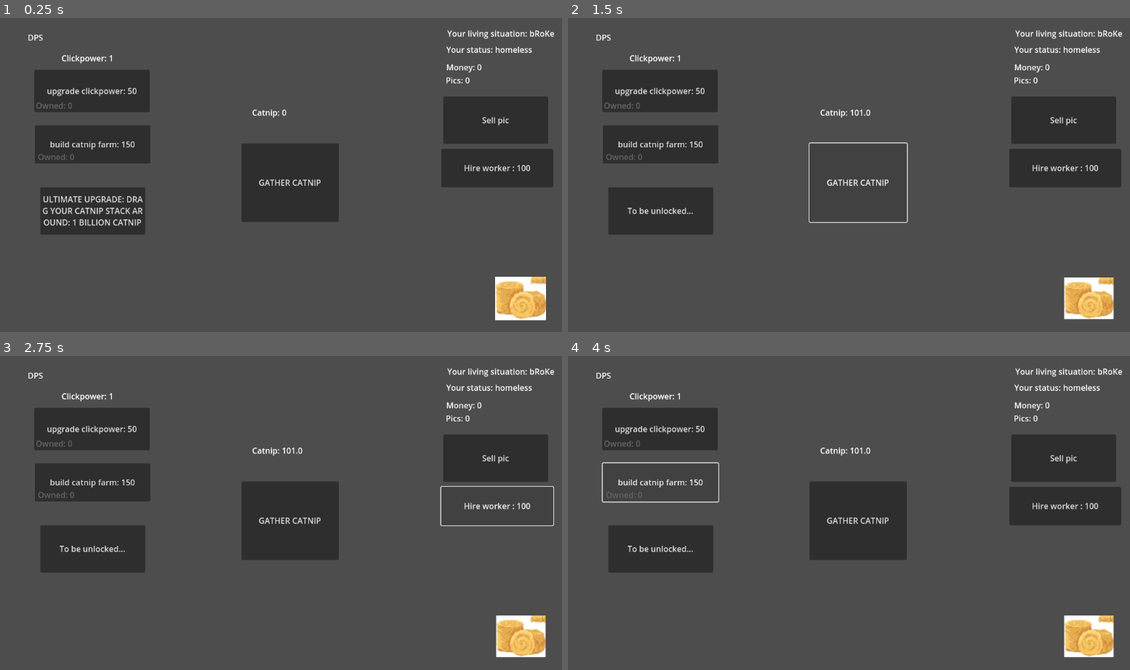
Above: before the commit, frames 1-4 (two rows, left to right).
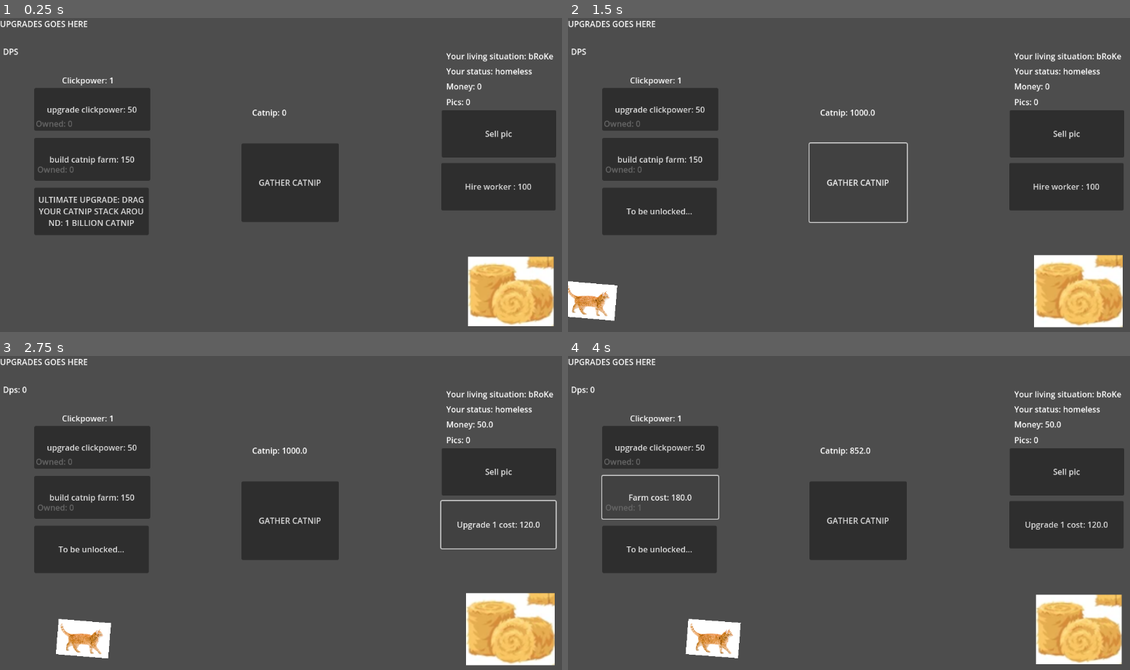
Above: after the commit, the same moments.

Repository: qwwertyz/Catnip-clicker
Game: Godot game, scene res://scenes/main.tscn
Two runs of this game, one before a commit and one after it. Both use one fixed random seed, a clock stepped at 60 frames per second and the inputs below.
Inputs:
- Up to frame 1 (0.25 s): no input
- Up to frame 2 (1.5 s): click "Sell pic" at 0.5 s; click "GATHER CATNIP" at 1.25 s
- Up to frame 3 (2.75 s): click "Hire worker : 100" at 2 s
- Up to frame 4 (4 s): click "Hire worker : 100" (after the commit: "Upgrade 1 cost: 120.0") at 2.75 s; click "build catnip farm: 150" at 3.5 s

The runs differ from the first frame. In frame 1, 13% of the frame differs, in the area x 0-99%, y 0-99%; in frame 2, 13%; in frame 3, 12%; in frame 4, 12%.

Commit message:
Commit 8 -fixed cat logic: 1. catnip soft cap for how many cats exist 2. cats now stay onscreen 3. cats have 3 states: IDLE, WALKING, EATING 4. lots of cats -changed layout

Diff:
--- a/catnip-clicker/scenes/kitty.tscn
+++ b/catnip-clicker/scenes/kitty.tscn
@@ -1,32 +1,24 @@
-[gd_scene load_steps=4 format=3 uid="uid://c0x4rkhtlr0nf"]
+[gd_scene load_steps=3 format=3 uid="uid://c0x4rkhtlr0nf"]
 
 [ext_resource type="Script" uid="uid://bqmmbuqmvep4e" path="res://script/kitty.gd" id="1_tqbcw"]
 [ext_resource type="Texture2D" uid="uid://bp28q7fiyej0j" path="res://images/istockphoto-1385217969-612x612.jpg" id="2_tqbcw"]
 
-[sub_resource type="CircleShape2D" id="CircleShape2D_jyhfs"]
-radius = 94.6343
-
-[node name="Kitty" type="CharacterBody2D"]
+[node name="Kitty" type="Sprite2D"]
 scale = Vector2(1.151, 1)
-collision_layer = 2
+texture = ExtResource("2_tqbcw")
 script = ExtResource("1_tqbcw")
 
-[node name="Sprite2D" type="Sprite2D" parent="."]
-position = Vector2(33.8836, 27)
-scale = Vector2(0.269497, 0.324426)
-texture = ExtResource("2_tqbcw")
-
-[node name="CollisionShape2D" type="CollisionShape2D" parent="."]
-position = Vector2(20.2105, 27.1515)
-shape = SubResource("CircleShape2D_jyhfs")
+[node name="Hitbox" type="Area2D" parent="."]
+position = Vector2(210.252, -19)
 
 [node name="Button" type="Button" parent="."]
 modulate = Color(1, 1, 1, 0)
-offset_left = -47.7845
-offset_top = -44.0
-offset_right = 109.216
-offset_bottom = 99.0
+offset_left = -283.0
+offset_top = -234.0
+offset_right = 303.0
+offset_bottom = 235.0
 theme_override_colors/icon_hover_pressed_color = Color(0, 0, 0, 0)
 theme_override_colors/icon_hover_color = Color(0, 0, 0, 0)
 
+[connection signal="area_entered" from="Hitbox" to="." method="_on_hitbox_area_entered"]
 [connection signal="pressed" from="Button" to="." method="_on_button_pressed"]
--- a/catnip-clicker/scenes/main.tscn
+++ b/catnip-clicker/scenes/main.tscn
@@ -13,7 +13,7 @@
 RichTextLabel/styles/normal = SubResource("StyleBoxEmpty_0wfyh")
 
 [sub_resource type="RectangleShape2D" id="RectangleShape2D_jyhfs"]
-size = Vector2(104, 92)
+size = Vector2(140, 117)
 
 [node name="Main" type="Node2D"]
 script = ExtResource("1_o5qli")
@@ -21,8 +21,6 @@
 
 [node name="GameData" type="Node2D" parent="."]
 script = ExtResource("2_tbgi4")
-_pics = 55
-_lifetime_earnings = 100
 
 [node name="Control" type="Control" parent="."]
 layout_mode = 3
@@ -50,70 +48,69 @@
 
 [node name="DPSLabel" type="RichTextLabel" parent="Control"]
 layout_mode = 0
-offset_left = 55.0
-offset_top = 27.0
-offset_right = 170.0
-offset_bottom = 72.0
+offset_left = 6.0
+offset_top = 55.0
+offset_right = 121.0
+offset_bottom = 100.0
 theme = SubResource("Theme_sugp2")
 text = "DPS"
 scroll_active = false
 autowrap_mode = 0
 
-[node name="LivingSituation" type="RichTextLabel" parent="Control"]
-layout_mode = 0
-offset_left = 887.0
-offset_top = 19.0
-offset_right = 1104.0
-offset_bottom = 64.0
+[node name="UIRight" type="Node2D" parent="Control"]
+position = Vector2(0, 41)
+
+[node name="LivingSituationLabel" type="RichTextLabel" parent="Control/UIRight"]
+offset_left = 885.0
+offset_top = 23.0
+offset_right = 1102.0
+offset_bottom = 68.0
 theme = SubResource("Theme_sugp2")
 text = "Your living situation: bRoKe"
 fit_content = true
 scroll_active = false
 autowrap_mode = 0
 
-[node name="StatusLabel" type="RichTextLabel" parent="Control"]
-layout_mode = 0
-offset_left = 885.0
-offset_top = 51.0
-offset_right = 1102.0
-offset_bottom = 96.0
+[node name="StatusLabel" type="RichTextLabel" parent="Control/UIRight"]
+offset_left = 885.0
+offset_top = 53.0
+offset_right = 1102.0
+offset_bottom = 98.0
 theme = SubResource("Theme_sugp2")
 text = "Your status: homeless"
 fit_content = true
 scroll_active = false
 autowrap_mode = 0
 
-[node name="MoneyLabel" type="RichTextLabel" parent="Control"]
-layout_mode = 0
-offset_left = 885.0
-offset_top = 86.0
-offset_right = 1102.0
-offset_bottom = 131.0
+[node name="MoneyLabel" type="RichTextLabel" parent="Control/UIRight"]
+offset_left = 885.0
+offset_top = 83.0
+offset_right = 1102.0
+offset_bottom = 128.0
 theme = SubResource("Theme_sugp2")
 text = "Money: 0"
 fit_content = true
 scroll_active = false
 autowrap_mode = 0
 
-[node name="PicsLabel" type="RichTextLabel" parent="Control"]
-layout_mode = 0
-offset_left = 884.0
+[node name="PicsLabel" type="RichTextLabel" parent="Control/UIRight"]
+offset_left = 885.0
+offset_top = 114.0
+offset_right = 1102.0
+offset_bottom = 159.0
+theme = SubResource("Theme_sugp2")
+text = "Pics: 0"
+fit_content = true
+scroll_active = false
+autowrap_mode = 0
+
+[node name="ClickpowerLabel" type="RichTextLabel" parent="Control"]
+layout_mode = 0
+offset_left = 123.0
 offset_top = 112.0
-offset_right = 1101.0
+offset_right = 238.0
 offset_bottom = 157.0
 theme = SubResource("Theme_sugp2")
-text = "Pics: 0"
-fit_content = true
-scroll_active = false
-autowrap_mode = 0
-
-[node name="ClickpowerLabel" type="RichTextLabel" parent="Control"]
-layout_mode = 0
-offset_left = 122.0
-offset_top = 68.0
-offset_right = 237.0
-offset_bottom = 113.0
-theme = SubResource("Theme_sugp2")
 text = "Clickpower: 1"
 scroll_active = false
 autowrap_mode = 0
@@ -121,18 +118,18 @@
 [node name="Upgrade1" type="Button" parent="Control"]
 layout_mode = 0
 offset_left = 875.0
-offset_top = 260.0
-offset_right = 1097.0
-offset_bottom = 336.0
+offset_top = 288.0
+offset_right = 1102.0
+offset_bottom = 382.0
 tooltip_text = "Who wants to click when someone else can do that for you?"
 text = "Hire worker : 100"
 
 [node name="CatnipFarm" type="Button" parent="Control"]
 layout_mode = 0
-offset_left = 69.0
-offset_top = 213.0
+offset_left = 68.0
+offset_top = 238.0
 offset_right = 298.0
-offset_bottom = 289.0
+offset_bottom = 323.0
 tooltip_text = "produces 2 catnip/s"
 text = "build catnip farm: 150"
 
@@ -147,29 +144,29 @@
 
 [node name="UltimateUpgrade" type="Button" parent="Control"]
 layout_mode = 0
-offset_left = 80.0
-offset_top = 336.0
-offset_right = 288.0
-offset_bottom = 430.0
+offset_left = 68.0
+offset_top = 337.0
+offset_right = 295.0
+offset_bottom = 431.0
 text = "ULTIMATE UPGRADE: DRAG YOUR CATNIP STACK AROUND: 1 BILLION CATNIP"
 autowrap_mode = 1
 
 [node name="Sell" type="Button" parent="Control"]
 layout_mode = 0
-offset_left = 879.0
-offset_top = 156.0
-offset_right = 1087.0
-offset_bottom = 250.0
-tooltip_text = "Sell cat pics online for money! 1 pic = 1 bucks"
+offset_left = 876.0
+offset_top = 183.0
+offset_right = 1103.0
+offset_bottom = 277.0
+tooltip_text = "Sell cat pics online for money! 1 pic = 1 bucks Selling amount based on clickpower"
 text = "Sell pic"
 autowrap_mode = 1
 
 [node name="ClickpowerUpgrade" type="Button" parent="Control"]
 layout_mode = 0
 offset_left = 68.0
-offset_top = 103.0
-offset_right = 297.0
-offset_bottom = 187.0
+offset_top = 139.0
+offset_right = 298.0
+offset_bottom = 224.0
 tooltip_text = "Train your arms so you can gather more catnip at once! Increases your clickpower by 1"
 text = "upgrade clickpower: 50"
 
@@ -184,6 +181,12 @@
 
 [node name="Timer" type="Timer" parent="Control"]
 autostart = true
+
+[node name="UpgradesLabel" type="Label" parent="Control"]
+layout_mode = 0
+offset_right = 1153.0
+offset_bottom = 68.0
+text = "UPGRADES GOES HERE"
 
 [node name="KittySpawner" type="Node2D" parent="."]
 scale = Vector2(0.296875, 0.257813)
@@ -199,18 +202,23 @@
 theme_override_font_sizes/font_size = 95
 text = "a Kadse is attracted by your catnip reserve! Quick! Tap on it to take pictures!"
 
+[node name="Kitty" parent="." instance=ExtResource("4_jyhfs")]
+z_index = 2
+position = Vector2(-104, 562)
+scale = Vector2(0.17, 0.147)
+
 [node name="CatnipStack" type="Area2D" parent="."]
 position = Vector2(1038, 559)
 collision_mask = 2
 script = ExtResource("5_tefeu")
 
 [node name="CatnipStack" type="Sprite2D" parent="CatnipStack"]
-position = Vector2(-5.99997, -2.49999)
-scale = Vector2(1.09375, 1.03906)
+position = Vector2(-21.789, -13.5918)
+scale = Vector2(1.39449, 1.27759)
 texture = ExtResource("6_tefeu")
 
 [node name="CollisionShape2D" type="CollisionShape2D" parent="CatnipStack"]
-position = Vector2(-4, -2)
+position = Vector2(-22, -14.5)
 shape = SubResource("RectangleShape2D_jyhfs")
 
 [connection signal="pressed" from="Control/ClickButton" to="." method="_on_click_button_pressed"]
--- a/catnip-clicker/script/game_data.gd
+++ b/catnip-clicker/script/game_data.gd
@@ -7,8 +7,8 @@
 signal dps_changed(new_value)
 
 @export var _clickpower: int = 1
-@export var _catnip: int = 100
-@export var _money: int = -50
+@export var _catnip: int = 999
+@export var _money: int = 150 #must be initialized to a constant expression or have a type specifier in the variable
 @export var _dps: int = 0
 @export var _pics: int = 0
 @export var _lifetime_earnings: int # do this so catnip = value doesn't trigger loop endlessly
@@ -19,31 +19,29 @@
 @export var clickpower_amount = 0
 @export var clickpower_dps = 1
 @export var clickpower_upgrade_cost = 50
-var catnip_old_amount = 0
 #---------------------definitons----------------
-var catnip = 0:# get is not really needed unless you need to change the logic while accessing it.
+var catnip :# get is not really needed unless you need to change the logic while accessing it.
 	get:
 		return _catnip
 	set(value):
 		_catnip = value # wait set doesn't automatically change the value??
-		catnip_old_amount = value
 		catnip_changed.emit(value)#set is void. don't return value
 
-var clickpower = 1:
+var clickpower:
 	get:
 		return _clickpower # now you have to use underscore bc the other is just container
 	set(value):#when value is changed
 		_clickpower = value
 		clickpower_changed.emit(value)
 
-var dps = 0:
+var dps:
 	get:
 		return farm_dps * farm_amount
 	set(value):
 		dps_changed.emit(value)
 
 
-var lifetime_earnings = 99:
+var lifetime_earnings:
 	get:
 		return _lifetime_earnings
 	set(value):
@@ -52,13 +50,13 @@
 
 
 
-var pics=0:
+var pics:
 	get: return _pics
 	set(value):
 		_pics = value
 		pics_changed.emit(value)
 
-var money = -50:
+var money:
 	get:
 		return _money
 	set(value):
@@ -70,3 +68,7 @@
 func add_catnip(amount):
 	catnip += amount
 	lifetime_earnings += amount
+
+func _ready() -> void:
+	catnip_changed.emit(catnip)
+	money_changed.emit(money)
--- a/catnip-clicker/script/kitty.gd
+++ b/catnip-clicker/script/kitty.gd
@@ -1,18 +1,41 @@
-extends CharacterBody2D
+extends Sprite2D
 @onready var button: Button = $Button
+@onready var hitbox: Area2D = $Hitbox
+
+var target: Node2D = null
 
 var min_speed = 80
 var max_speed = 100
+var wiggle_amount := 0.1   # max rotation in radians (~5.7 degrees)
+var wiggle_speed := 1.0   # speed of wobble        # set to true when moving
+var velocity # velocity only usable in characterbody 2d
+var consume_amount
+var min_consume_amount = 5
+enum state{IDLE, WALKING, EATING}
 
 func _ready() -> void:
-	velocity.x = randi_range(min_speed,max_speed)
+	velocity = randi_range(min_speed,max_speed)
+	target = get_parent().get_node("CatnipStack")
 
-var wiggle_amount := 0.1   # max rotation in radians (~5.7 degrees)
-var wiggle_speed := 1.0   # speed of wobble        # set to true when moving
 
-func _process(_delta):
-	rotation = wiggle_amount * sin(Time.get_ticks_msec() / 100.0 * wiggle_speed)
-	move_and_slide()
+func _process(delta):
+	if state.WALKING:
+		rotation = wiggle_amount * sin(Time.get_ticks_msec() / 100.0 * wiggle_speed)
+
+		var dir := (target.global_position - global_position)
+		position += dir.normalized() * velocity * delta
+		if global_position.distance_to(target.global_position) < 5.0:
+			state.EATING
 
 func _on_button_pressed() -> void:
 	GameData.pics += 1
+
+
+func _on_hitbox_area_entered(area: Area2D) -> void:
+	consume_amount= minf(2* GameData.dps, min_consume_amount)
+	velocity = 0
+	state.EATING
+	while GameData.catnip >= 0:
+		await get_tree().create_timer(1.0).timeout
+		GameData.catnip -= consume_amount
+	state.WALKING
--- a/catnip-clicker/script/kitty_spawner.gd
+++ b/catnip-clicker/script/kitty_spawner.gd
@@ -11,7 +11,6 @@
 #	Main.lifetime_earnings_changed.connect(on_lifetime_change)#is bind necessary
 
 func on_lifetime_changed(value):
-	print(value)
 	if GameData.lifetime_earnings >= certainamt:
 
 		#GameData.lifetime_earnings -= certainamt
--- a/catnip-clicker/script/main.gd
+++ b/catnip-clicker/script/main.gd
@@ -2,10 +2,6 @@
 @onready var click_button: Button = $Control/ClickButton
 @onready var catnip_label: RichTextLabel = $"Control/CatnipLabel"
 @onready var dps_label: RichTextLabel = $Control/DPSLabel
-@onready var living_situation: RichTextLabel = $Control/LivingSituation
-@onready var status_label: RichTextLabel = $Control/StatusLabel
-@onready var money_label: RichTextLabel = $Control/MoneyLabel
-@onready var pics_label: RichTextLabel = $Control/PicsLabel
 @onready var upgrade_1: Button = $Control/Upgrade1
 @onready var ultimate_upgrade: Button = $Control/UltimateUpgrade
 @onready var sell: Button = $Control/Sell
@@ -14,6 +10,11 @@
 @onready var clickpower_amount_label: Label = $Control/ClickpowerUpgrade/ClickpowerAmountLabel
 @onready var clickpower_label: RichTextLabel = $Control/ClickpowerLabel
 @onready var farm_amount_label: Label = $Control/CatnipFarm/FarmAmountLabel
+#UIright
+@onready var living_situation_label: RichTextLabel = $Control/UIRight/LivingSituationLabel
+@onready var status_label: RichTextLabel = $Control/UIRight/StatusLabel
+@onready var money_label: RichTextLabel = $Control/UIRight/MoneyLabel
+@onready var pics_label: RichTextLabel = $Control/UIRight/PicsLabel
 
 
 #upgrades, local
@@ -94,9 +95,9 @@
 		upgrade_1.text = "Upgrade 1 cost: " + str(roundf(upgrade1_cost))
 
 func _on_sell_pressed() -> void:
-	if GameData.pics >= 1:
-		GameData.pics -= 1
-		GameData.money += 1
+	if GameData.pics >= GameData.clickpower:
+		GameData.pics -= GameData.clickpower
+		GameData.money += GameData.clickpower
 #
 func _on_catnip_farm_pressed() -> void:
 	if GameData.catnip >= farm_cost:
